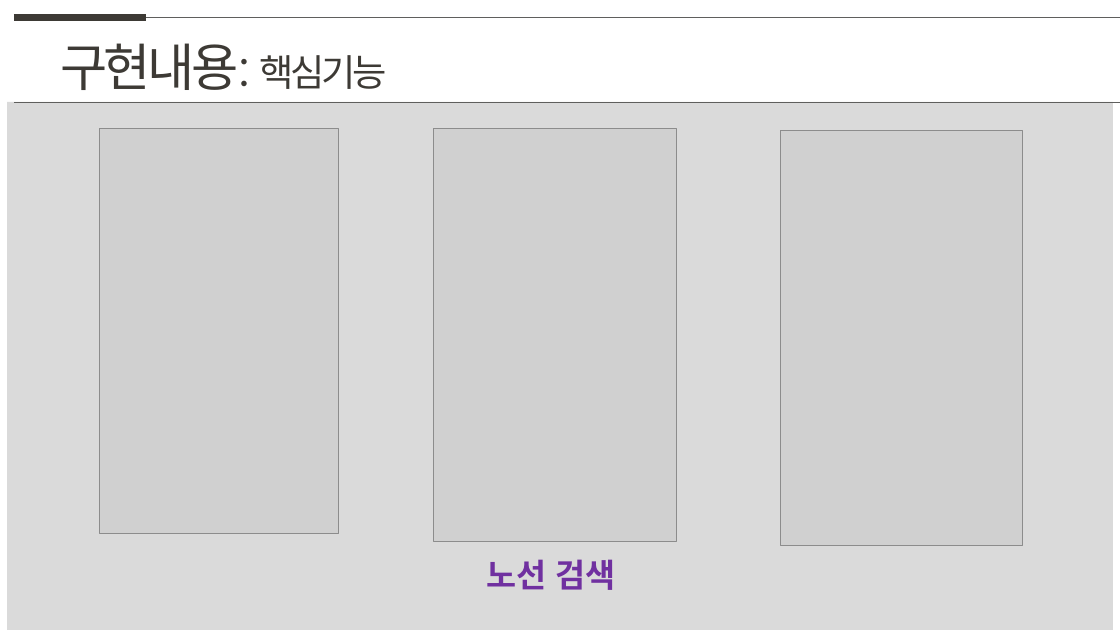
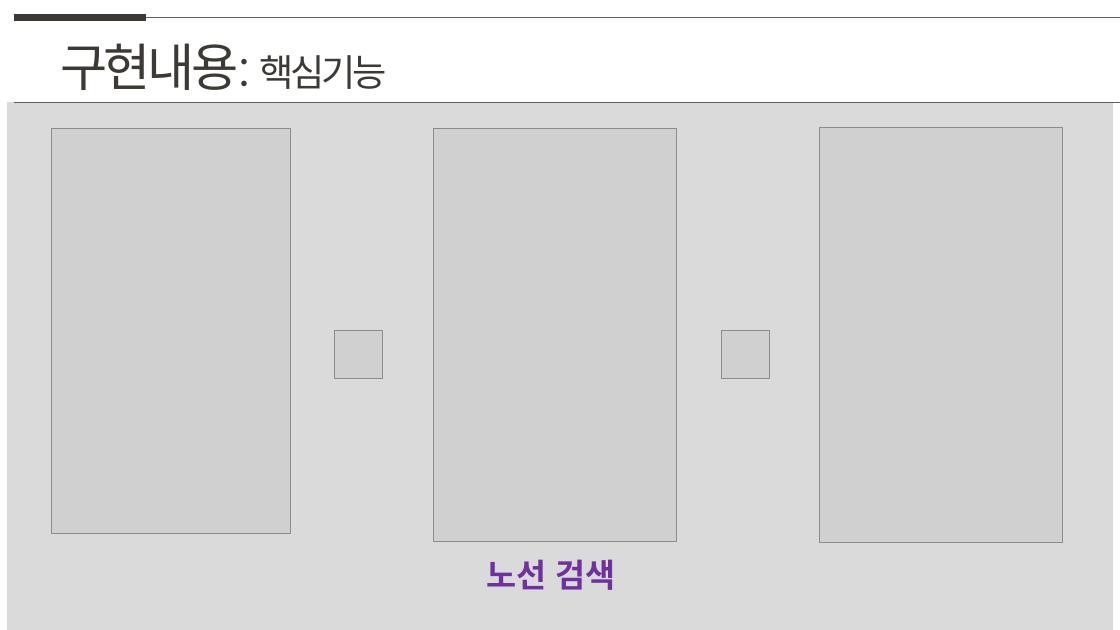
Before and after one commit to Codetesing/Bus_Schedule_App, a slide deck: slide 11 of Document/3팀 최종발표.pptx. Drawn at 1120x630 pixels with LibreOffice and Linux fonts; fonts in the diff are those of the drawing; grey boxes stand for pictures. Boxes give left, top, right and bottom in pixels: in the first picture for what was removed or moved away, otherwise in the second. Text is boxed around its words. In the diff, an @@ line names an element or a change of style, - is before the commit and + after.

```diff
--- a/Document/3팀 최종발표.pptx
+++ b/Document/3팀 최종발표.pptx
@@ picture: place and size @@
-picture at [100,129,339,534]
+picture at [52,129,291,534]
@@ picture: place and size @@
-picture at [781,130,1023,545]
+picture at [819,128,1062,543]
@@ picture added at [334,331,382,379] @@
@@ picture added at [722,331,770,379] @@
```
Also in this commit, not shown: 2 other slides changed.
